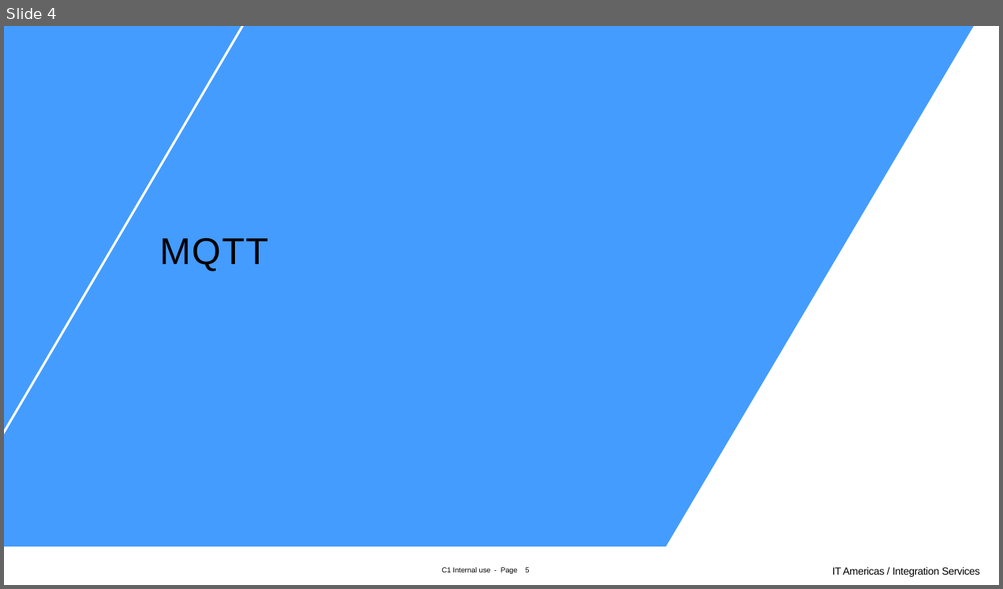
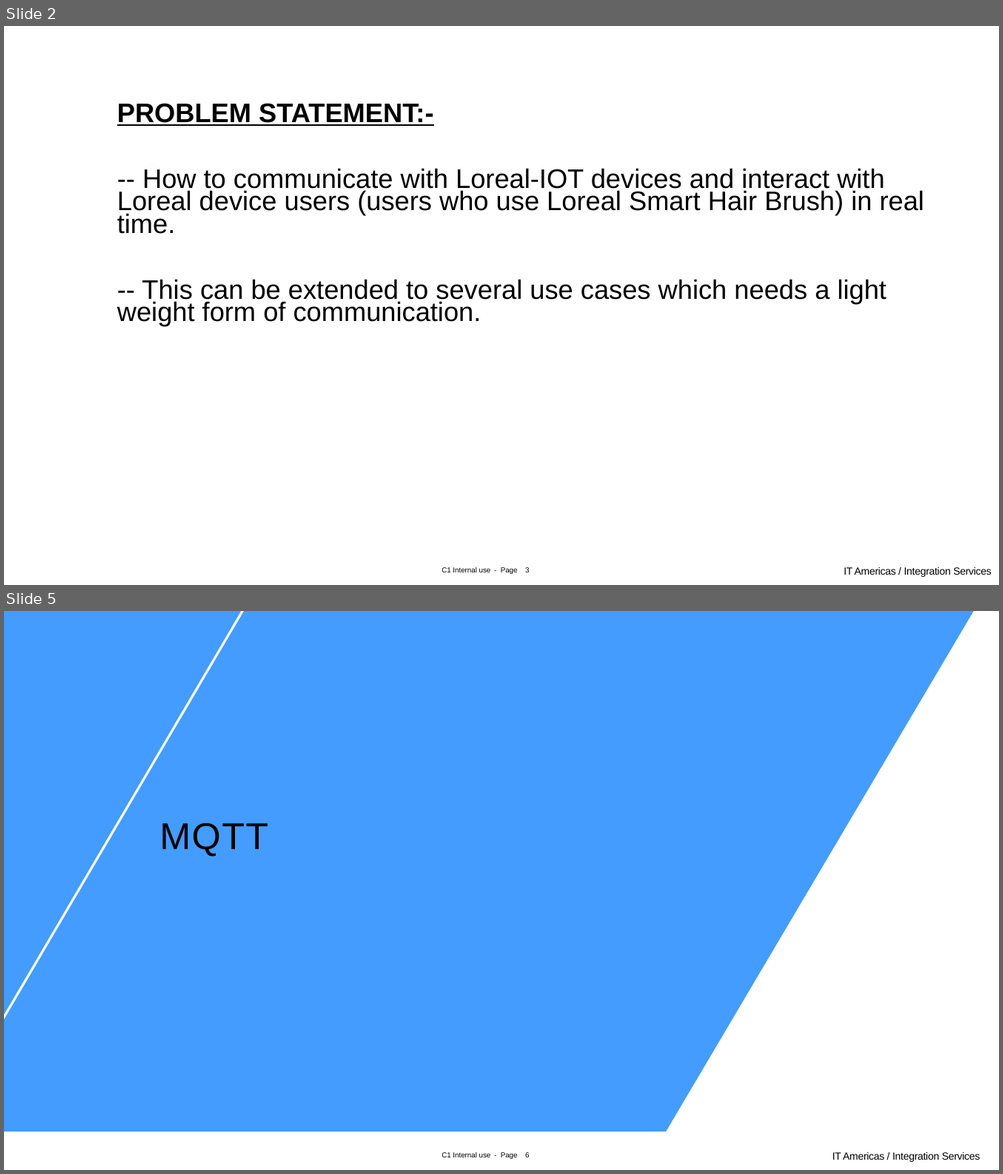
Before and after one commit to varunkaruna1986/ignite, a slide deck: MQTT-TIBCOFLOGO-IOT-AWSLAMBDA-AWS_IOT_RULES.pptx. Shown one above the other, each under a label of ours: slide 4 before the commit, slides 2 and 5 after it; the slides between them are not shown. The pictures are 1003x589 and 1003x1174 pixels, drawn with LibreOffice and Linux fonts; fonts in the diff are those of the drawing; background and template pictures are left out. Boxes give left, top, right and bottom in pixels: in the first picture for what was removed or moved away, otherwise in the second. Text is boxed around its words. In the diff, an @@ line names an element or a change of style, - is before the commit and + after.

```diff
--- a/MQTT-TIBCOFLOGO-IOT-AWSLAMBDA-AWS_IOT_RULES.pptx
+++ b/MQTT-TIBCOFLOGO-IOT-AWSLAMBDA-AWS_IOT_RULES.pptx
@@ slide 2 added at <box>4,26,999,585</box>, background #FFFFFF; not listed: 2 template elements that a slide beside it also shows @@
@@ text added at <box>117,103,924,326</box>, 25.9 pt, text #000000 @@
+PROBLEM STATEMENT:-
+-- How to communicate with Loreal-IOT devices and interact with Loreal device users (users who use Loreal Smart Hair Brush) in real time.
+-- This can be extended to several use cases which needs a light weight form of communication.
@@ page number added at <box>525,568,529,573</box>, 7 pt, text #000000 @@
+3
@@ text added at <box>843,568,991,577</box>, 10 pt, text #000000 @@
+IT Americas / Integration Services
@@ what was slide 4 is now slide 5 @@
```
Also in this commit, not shown: 12 slides changed, 1 slide removed.
